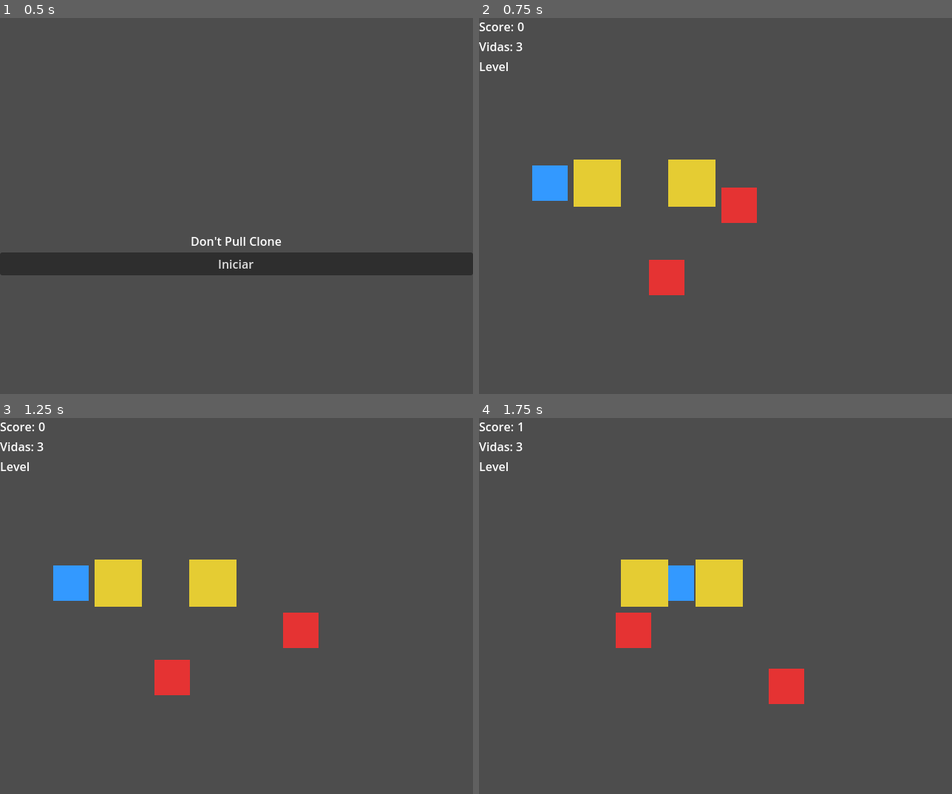
Above: before the commit, frames 1-4 (two rows, left to right).
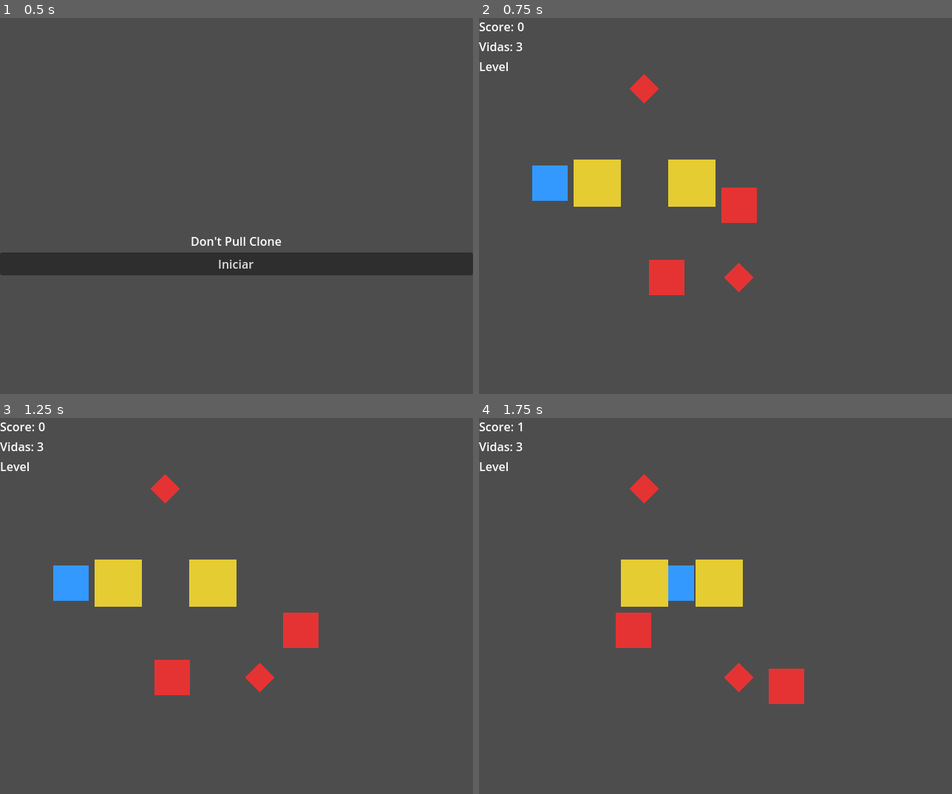
Above: after the commit, the same moments.

Repository: Luizzavala/godot-dontpull
Game: Godot game, scene res://scenes/core/MainMenu.tscn
Two runs of this game, one before a commit and one after it. Both use one fixed random seed, a clock stepped at 60 frames per second and the inputs below.
Inputs:
- Up to frame 1 (0.5 s): no input
- Up to frame 2 (0.75 s): click "Iniciar" at 0.5 s
- Up to frame 3 (1.25 s): no input
- Up to frame 4 (1.75 s): hold Right (ui_right) from 1.28 s (still down)

Frame 1 is identical in both runs. In frame 2, 0.5% of the frame differs, in the area x 31-58%, y 14-73%; in frame 3, 0.5%; in frame 4, 0.5%.

Commit message:
Implement power-up bonus system

Diff:
--- a/levels/level_01.json
+++ b/levels/level_01.json
@@ -9,5 +9,9 @@
     "enemies": [
         {"type": "random", "start": [5, 3]},
         {"type": "chaser", "start": [3, 5]}
+    ],
+    "power_ups": [
+        {"type": "fruit", "position": [3, 1]},
+        {"type": "gem", "position": [5, 5], "score": 250}
     ]
 }
--- a/scenes/core/Level.tscn
+++ b/scenes/core/Level.tscn
@@ -6,6 +6,7 @@
 [ext_resource type="PackedScene" path="res://scenes/entities/Block.tscn" id="4"]
 [ext_resource type="PackedScene" path="res://scenes/core/HUD.tscn" id="5"]
 [ext_resource type="Script" path="res://scripts/core/GameManager.gd" id="6"]
+[ext_resource type="PackedScene" path="res://scenes/entities/PowerUp.tscn" id="7"]
 
 [sub_resource type="Image" id="1"]
 data = {
@@ -51,6 +52,12 @@
 [node name="Block" parent="Blocks" instance=ExtResource("4")]
 unique_name_in_owner = true
 
+[node name="PowerUps" type="Node2D" parent="."]
+unique_name_in_owner = true
+
+[node name="PowerUp" parent="PowerUps" instance=ExtResource("7")]
+unique_name_in_owner = true
+
 [node name="HUD" parent="." instance=ExtResource("5")]
 unique_name_in_owner = true
 
--- /dev/null
+++ b/scenes/entities/PowerUp.tscn
@@ -0,0 +1,17 @@
+[gd_scene load_steps=3 format=3]
+
+[ext_resource type="Script" path="res://scripts/entities/PowerUp.gd" id="1"]
+
+[sub_resource type="CircleShape2D" id="1"]
+radius = 24.0
+
+[node name="PowerUp" type="Area2D"]
+script = ExtResource("1")
+monitorable = true
+
+[node name="Body" type="Polygon2D" parent="."]
+polygon = PackedVector2Array(0, -20, 20, 0, 0, 20, -20, 0)
+color = Color(0.9, 0.2, 0.2, 1)
+
+[node name="CollisionShape2D" type="CollisionShape2D" parent="."]
+shape = SubResource("1")
--- a/scripts/core/Level.gd
+++ b/scripts/core/Level.gd
@@ -6,11 +6,13 @@
 const LevelLoader = preload("res://scripts/utils/level_loader.gd")
 const EnemyScene: PackedScene = preload("res://scenes/entities/Enemy.tscn")
 const BlockScene: PackedScene = preload("res://scenes/entities/Block.tscn")
+const PowerUpScene: PackedScene = preload("res://scenes/entities/PowerUp.tscn")
 @export var level_file: String = ""
 @onready var tile_map: TileMap = %GroundTileMap
 @onready var player: Player = %Player
 @onready var enemy_container: Node2D = %Enemies
 @onready var block_container: Node2D = %Blocks
+@onready var power_up_container: Node2D = %PowerUps
 @onready var hud: HUD = %HUD
 
 func _ready() -> void:
@@ -38,6 +40,7 @@
     _position_player(_get_dictionary(data, "player"))
     _spawn_entities(block_container, BlockScene, _get_array(data, "blocks"), Consts.BLOCK_START)
     _spawn_entities(enemy_container, EnemyScene, _get_array(data, "enemies"), Consts.ENEMY_START)
+    _spawn_power_ups(_get_array(data, "power_ups"))
     hud.offset = Vector2.ZERO
 
 func _populate_tile_map(width: int, height: int) -> void:
@@ -61,6 +64,22 @@
         instance.global_position = world_position
         container.add_child(instance)
         instance.set("target_position", world_position)
+
+func _spawn_power_ups(entries: Array) -> void:
+    _clear_container(power_up_container)
+    for entry: Variant in entries:
+        var grid_position: Vector2i = _extract_position(entry, Vector2i.ZERO)
+        var power_up: PowerUp = PowerUpScene.instantiate() as PowerUp
+        if entry is Dictionary:
+            var entry_dict: Dictionary = entry
+            if entry_dict.has("type"):
+                power_up.power_up_type = StringName(entry_dict["type"])
+            if entry_dict.has("score"):
+                power_up.score_value = int(entry_dict["score"])
+        var world_position: Vector2 = GameHelpers.grid_to_world(grid_position)
+        power_up.global_position = world_position
+        power_up.target_position = world_position
+        power_up_container.add_child(power_up)
 
 func _clear_container(container: Node) -> void:
     for child: Node in container.get_children():
--- /dev/null
+++ b/scripts/entities/PowerUp.gd
@@ -0,0 +1,47 @@
+## PowerUp gestiona la recogida de ítems de bonificación por el jugador.
+extends Area2D
+class_name PowerUp
+
+signal collected(power_up: PowerUp, score_awarded: int)
+
+const Consts = preload("res://scripts/utils/constants.gd")
+
+@export var power_up_type: StringName = "fruit"
+@export var score_value: int = 0
+var target_position: Vector2 = Vector2.ZERO
+var _collected: bool = false
+
+func _ready() -> void:
+    """Inicializa el power-up registrando señales y valores por defecto."""
+    add_to_group("power_ups")
+    body_entered.connect(_on_body_entered)
+    if score_value <= 0:
+        score_value = _resolve_score_from_type()
+
+func collect() -> void:
+    """Otorga la bonificación asociada si aún no fue recogido."""
+    if _collected:
+        return
+    _collected = true
+    var bonus: int = score_value if score_value > 0 else _resolve_score_from_type()
+    collected.emit(self, bonus)
+    _apply_score_bonus(bonus)
+    queue_free()
+
+func _on_body_entered(body: Node) -> void:
+    """Detecta al jugador y aplica la recogida automática."""
+    if body is Player:
+        collect()
+
+func _resolve_score_from_type() -> int:
+    """Resuelve la puntuación asociada al tipo configurado."""
+    var type_key := String(power_up_type)
+    if Consts.POWER_UP_SCORES.has(type_key):
+        return int(Consts.POWER_UP_SCORES[type_key])
+    return Consts.POWER_UP_DEFAULT_SCORE
+
+func _apply_score_bonus(bonus: int) -> void:
+    """Suma el puntaje del bonus a través del GameManager global."""
+    if bonus == 0:
+        return
+    GameManager.add_score(bonus)
--- a/scripts/utils/constants.gd
+++ b/scripts/utils/constants.gd
@@ -18,3 +18,9 @@
 const MAIN_MENU_SCENE_PATH := "res://scenes/core/MainMenu.tscn"
 const LEVELS_DIR := "res://levels/"
 const DEFAULT_LEVEL_FILE := "level_01.json"
+const POWER_UP_DEFAULT_SCORE := 50
+const POWER_UP_SCORES := {
+    "fruit": 100,
+    "vegetable": 75,
+    "gem": 150,
+}
--- /dev/null
+++ b/tests/integration/test_power_up_collection.gd
@@ -0,0 +1,47 @@
+## TestPowerUpCollection verifica la integración de power-ups dentro de un nivel real.
+extends Node
+
+const LevelScene: PackedScene = preload("res://scenes/core/Level.tscn")
+const Consts = preload("res://scripts/utils/constants.gd")
+const GameHelpers = preload("res://scripts/utils/helpers.gd")
+
+func run_tests() -> Array:
+    """Ejecuta las pruebas de integración relacionadas con power-ups."""
+    return [
+        await _test_level_spawns_and_collects_power_up(),
+    ]
+
+func _test_level_spawns_and_collects_power_up() -> Dictionary:
+    var tracker := _connect_score_tracker()
+    var score_events := tracker["events"]
+    var score_callable: Callable = tracker["callable"]
+    var before_score: int = score_events["value"]
+    var level: Level = LevelScene.instantiate()
+    level.level_file = "res://levels/level_01.json"
+    add_child(level)
+    await get_tree().process_frame
+    var power_ups_container: Node2D = level.get_node("%PowerUps")
+    var spawned_count := power_ups_container.get_child_count()
+    var first_power_up: PowerUp = power_ups_container.get_child(0)
+    var grid_position: Vector2i = GameHelpers.world_to_grid(first_power_up.global_position)
+    first_power_up.collect()
+    var expected_bonus: int = int(Consts.POWER_UP_SCORES["fruit"])
+    var after_score: int = score_events["value"]
+    GameManager.add_score(-expected_bonus)
+    GameManager.score_changed.disconnect(score_callable)
+    level.queue_free()
+    return {
+        "name": "El nivel carga power-ups desde JSON y otorga puntos al recogerlos",
+        "passed": spawned_count >= 2 and grid_position == Vector2i(3, 1) and after_score == before_score + expected_bonus,
+    }
+
+func _connect_score_tracker() -> Dictionary:
+    var score_events := {"value": 0}
+    var score_callable := func(value: int) -> void:
+        score_events["value"] = value
+    GameManager.score_changed.connect(score_callable)
+    GameManager.add_score(0)
+    return {
+        "events": score_events,
+        "callable": score_callable,
+    }
--- /dev/null
+++ b/tests/unit/test_power_up.gd
@@ -0,0 +1,67 @@
+## TestPowerUp valida la recogida de ítems de bonus y su integración con el GameManager.
+extends Node
+
+const PowerUpScene: PackedScene = preload("res://scenes/entities/PowerUp.tscn")
+const Consts = preload("res://scripts/utils/constants.gd")
+
+func run_tests() -> Array:
+    """Ejecuta los casos unitarios de los power-ups."""
+    return [
+        _test_collect_emits_signal_and_score(),
+        _test_collect_uses_custom_score(),
+    ]
+
+func _test_collect_emits_signal_and_score() -> Dictionary:
+    var tracker := _connect_score_tracker()
+    var score_events := tracker["events"]
+    var score_callable: Callable = tracker["callable"]
+    var before_score: int = score_events["value"]
+    var signal_tracker := {"value": 0}
+    var power_up: PowerUp = PowerUpScene.instantiate()
+    add_child(power_up)
+    power_up.power_up_type = StringName("fruit")
+    power_up.collected.connect(func(_item: PowerUp, amount: int) -> void: signal_tracker["value"] = amount)
+    power_up.collect()
+    var awarded: int = signal_tracker["value"]
+    var after_score: int = score_events["value"]
+    var expected: int = int(Consts.POWER_UP_SCORES["fruit"])
+    GameManager.add_score(-awarded)
+    GameManager.score_changed.disconnect(score_callable)
+    if is_instance_valid(power_up):
+        power_up.queue_free()
+    return {
+        "name": "El power-up de fruta suma el score y emite señal de recogida",
+        "passed": awarded == expected and after_score == before_score + expected,
+    }
+
+func _test_collect_uses_custom_score() -> Dictionary:
+    var tracker := _connect_score_tracker()
+    var score_events := tracker["events"]
+    var score_callable: Callable = tracker["callable"]
+    var before_score: int = score_events["value"]
+    var custom_score := 320
+    var power_up: PowerUp = PowerUpScene.instantiate()
+    add_child(power_up)
+    power_up.power_up_type = StringName("gem")
+    power_up.score_value = custom_score
+    power_up.collect()
+    var after_score: int = score_events["value"]
+    GameManager.add_score(-custom_score)
+    GameManager.score_changed.disconnect(score_callable)
+    if is_instance_valid(power_up):
+        power_up.queue_free()
+    return {
+        "name": "El power-up respeta un valor de score personalizado",
+        "passed": after_score == before_score + custom_score,
+    }
+
+func _connect_score_tracker() -> Dictionary:
+    var score_events := {"value": 0}
+    var score_callable := func(value: int) -> void:
+        score_events["value"] = value
+    GameManager.score_changed.connect(score_callable)
+    GameManager.add_score(0)
+    return {
+        "events": score_events,
+        "callable": score_callable,
+    }
Not shown: 1 places in scenes/core/Level.tscn that only renumber resources
Not shown, changed: README.md
